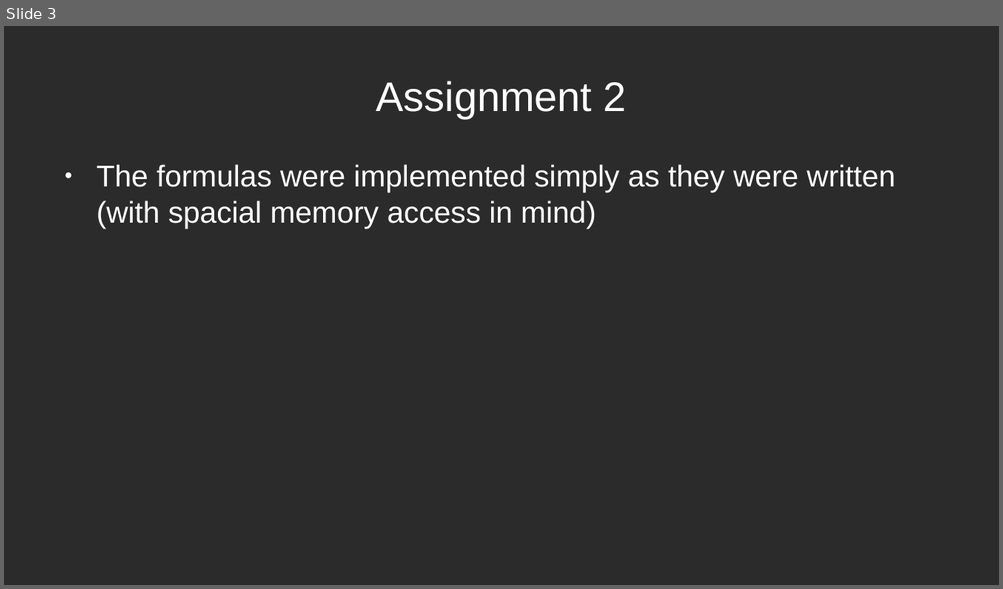
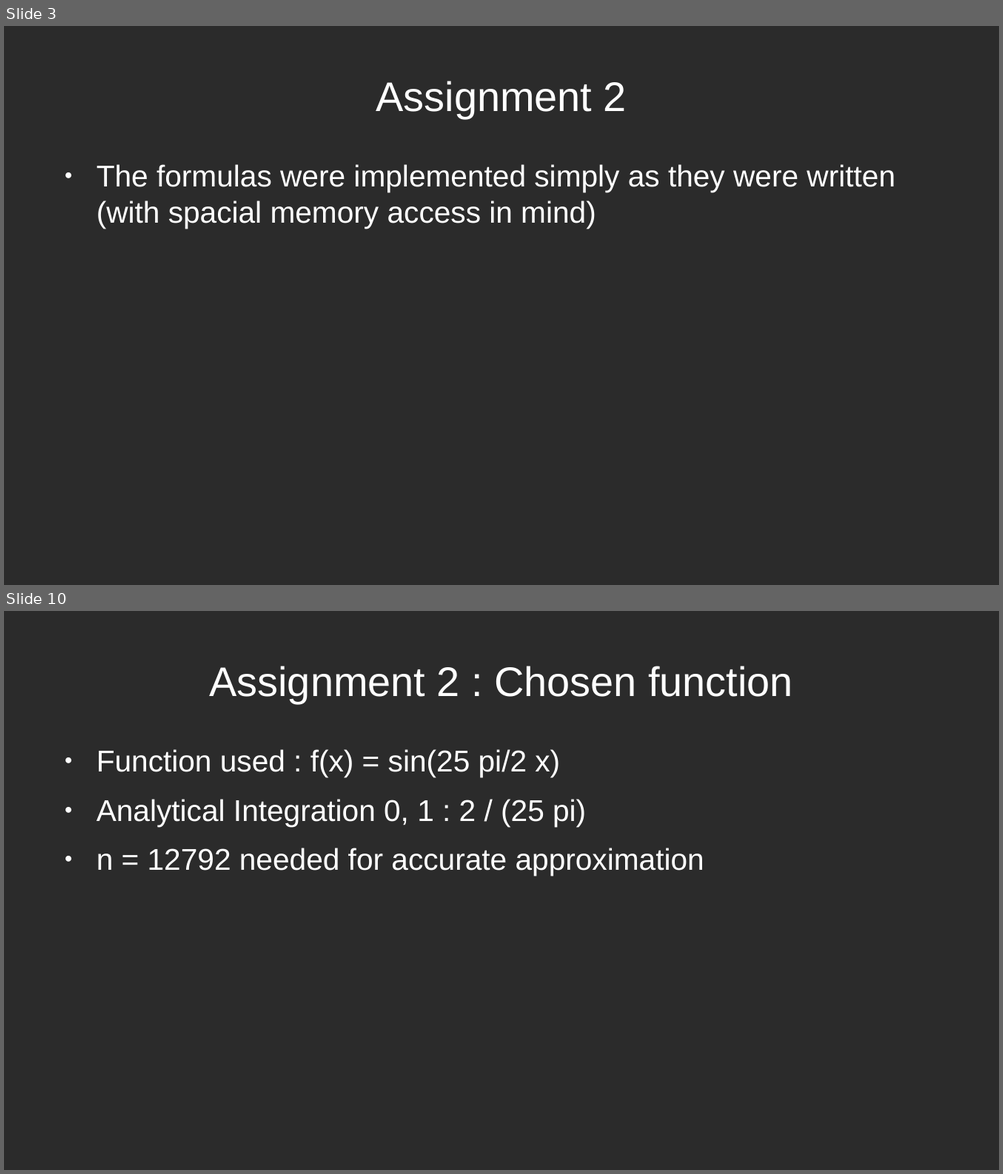
Before and after one commit to MC0117/HPC-labs, a slide deck: mypresentation.odp. Shown one above the other, each under a label of ours: slide 3 before the commit, slides 3 and 10 after it; the slides between them are not shown. The pictures are 1003x589 and 1003x1174 pixels, drawn with LibreOffice and Linux fonts; fonts in the diff are those of the drawing; background and template pictures are left out; a plain dark background stands for a picture behind light text. Boxes give left, top, right and bottom in pixels: in the first picture for what was removed or moved away, otherwise in the second. Text is boxed around its words. In the diff, an @@ line names an element or a change of style, - is before the commit and + after.

```diff
--- a/mypresentation.odp
+++ b/mypresentation.odp
@@ slide 10 added at <box>4,611,999,1170</box>, background picture (left out) @@
@@ title added at <box>209,666,793,703</box>, 33 pt, text #FFFFFF @@
+Assignment 2 : Chosen function
@@ text added at <box>96,749,704,876</box>, 24 pt, text #FFFFFF @@
+● Function used : f(x) = sin(25 pi/2 x)
+● Analytical Integration 0, 1 : 2 / (25 pi)
+● n = 12792 needed for accurate approximation
```
Also in this commit, not shown: 2 slides changed, 6 other slides added, 1 slide removed, 4 other files.
